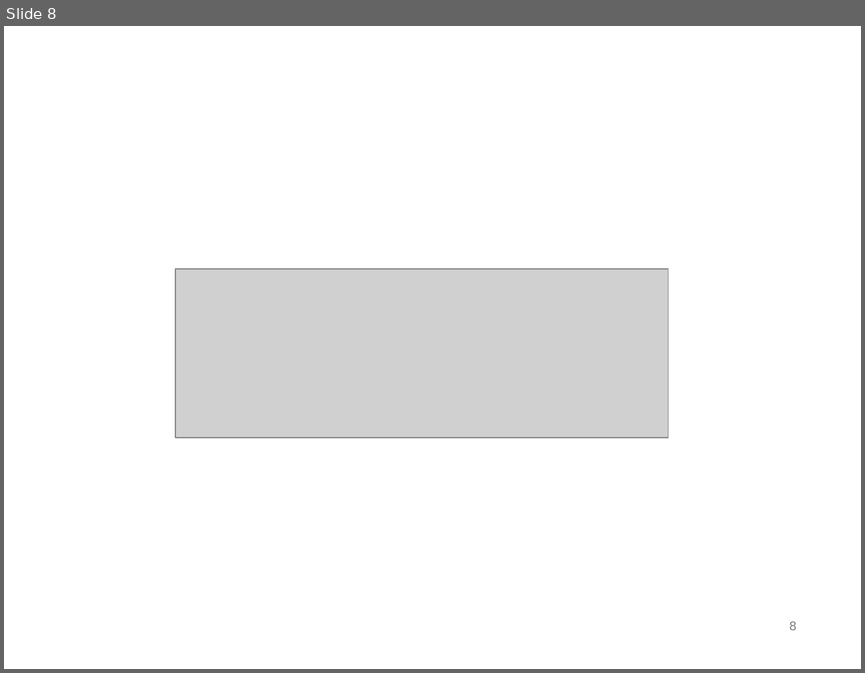
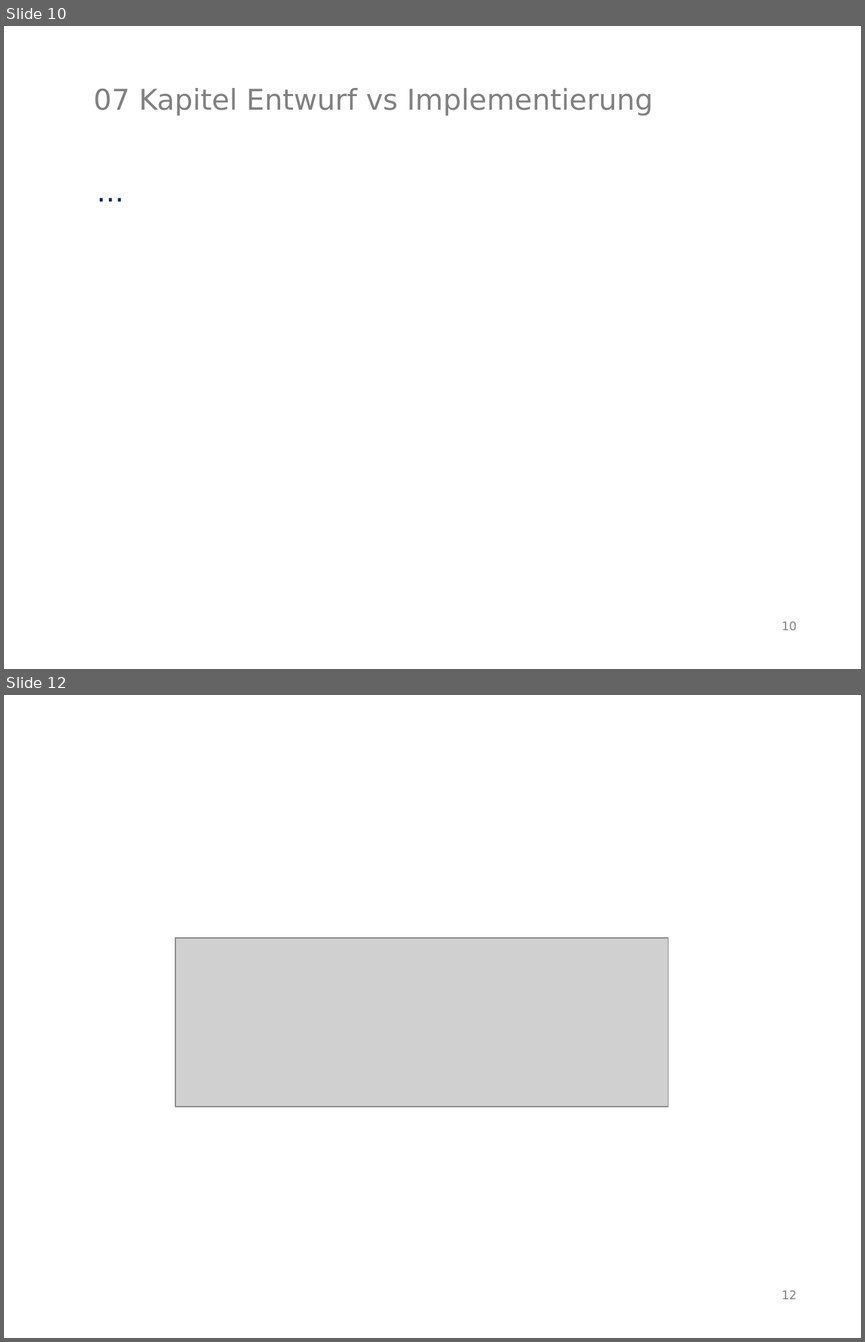
Before and after one commit to MarauderXtreme/bookshop-schiller, a slide deck: Präsi/bwtwfok.odp. Shown one above the other, each under a label of ours: slide 8 before the commit, slides 10 and 12 after it; the slides between them are not shown. The pictures are 865x673 and 865x1342 pixels, drawn with LibreOffice and Linux fonts; fonts in the diff are those of the drawing; grey boxes stand for pictures. Boxes give left, top, right and bottom in pixels: in the first picture for what was removed or moved away, otherwise in the second. Text is boxed around its words. In the diff, an @@ line names an element or a change of style, - is before the commit and + after.

```diff
--- a/Präsi/bwtwfok.odp
+++ b/Präsi/bwtwfok.odp
@@ slide 10 added at (x1=4, y1=26, x2=861, y2=669), background #FFFFFF @@
@@ title added at (x1=94, y1=88, x2=653, y2=116), 24 pt, text #808080 @@
+07 Kapitel Entwurf vs Implementierung
@@ text added at (x1=96, y1=169, x2=797, y2=497), 24 pt, text #0B2A51 @@
+...
@@ page number added at (x1=781, y1=621, x2=796, y2=630), 10 pt, text #808080 @@
+10
@@ what was slide 8 is now slide 12 @@
@@ page number at (x1=781, y1=1290, x2=796, y2=1299): text changed @@
-8
+12
```
Also in this commit, not shown: 7 slides changed, 3 other slides added.
